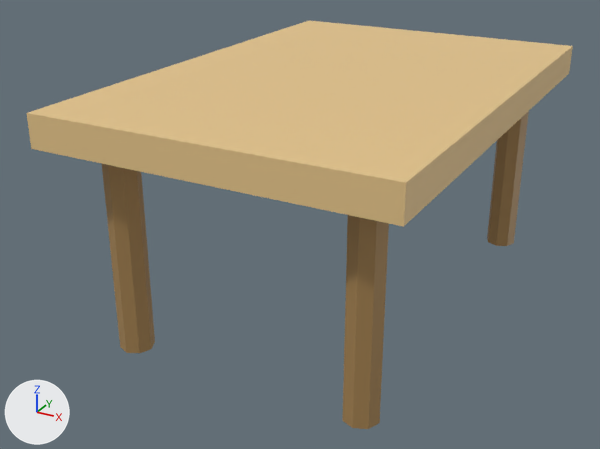
The FBX model Assets/Scenes/Models/Furniture/Dollhouse Furniture Kit/Kitchen/KitchenTable.fbx, before and after one commit.
The view is the same before and after, from a camera (50 mm lens) standing at (-2.46, -0.21, 1.64) and looking at (-3.92, 2.44, 0.31). Arrows for +X, +Y and +Z are at lower left; the lights stay in place. Where no turn or scale is listed for an object, it has been applied to the vertices.
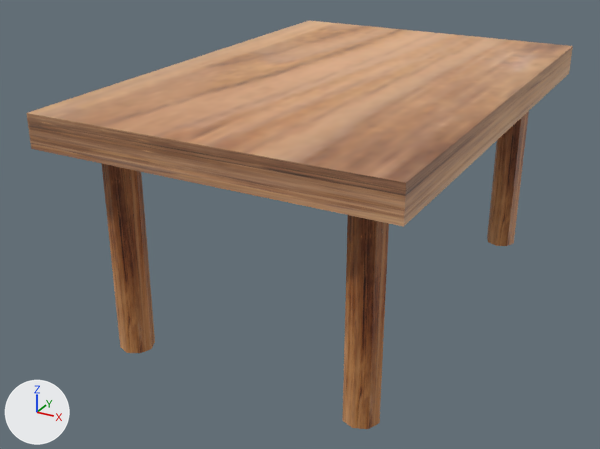
Where the newer file only moved an object's origin or applied its transform, the numbers keep the older frame.

What differs and where, as boxes (x1, y1, x2, y2) in the pictures (600 x 449 px):
'Cube.023', surface changed (beige to brown): (27, 20, 573, 227) in both
'Cylinder.015', surface changed: (343, 215, 389, 429) in both
'Cylinder', surface changed: (102, 164, 154, 354) in both
'Cylinder.017', surface changed: (487, 111, 529, 246) in both

The edits, one by one:
Picture 'lightwood.png' (img_lightwood_png) is new.
Picture 'mediumwood.png' (img_mediumwood_png) is new.
In material 'LightWood' (mat_lightwood), base_color is no longer (0.8, 0.566, 0.258), beige #e7c68b.
In material 'LightWood' (mat_lightwood), texture is now set to img_lightwood_png.
In material 'DarkWood' (mat_darkwood), base_color is no longer (0.388, 0.234, 0.0857), brown #a78553.
In material 'DarkWood' (mat_darkwood), texture is now set to img_mediumwood_png.
